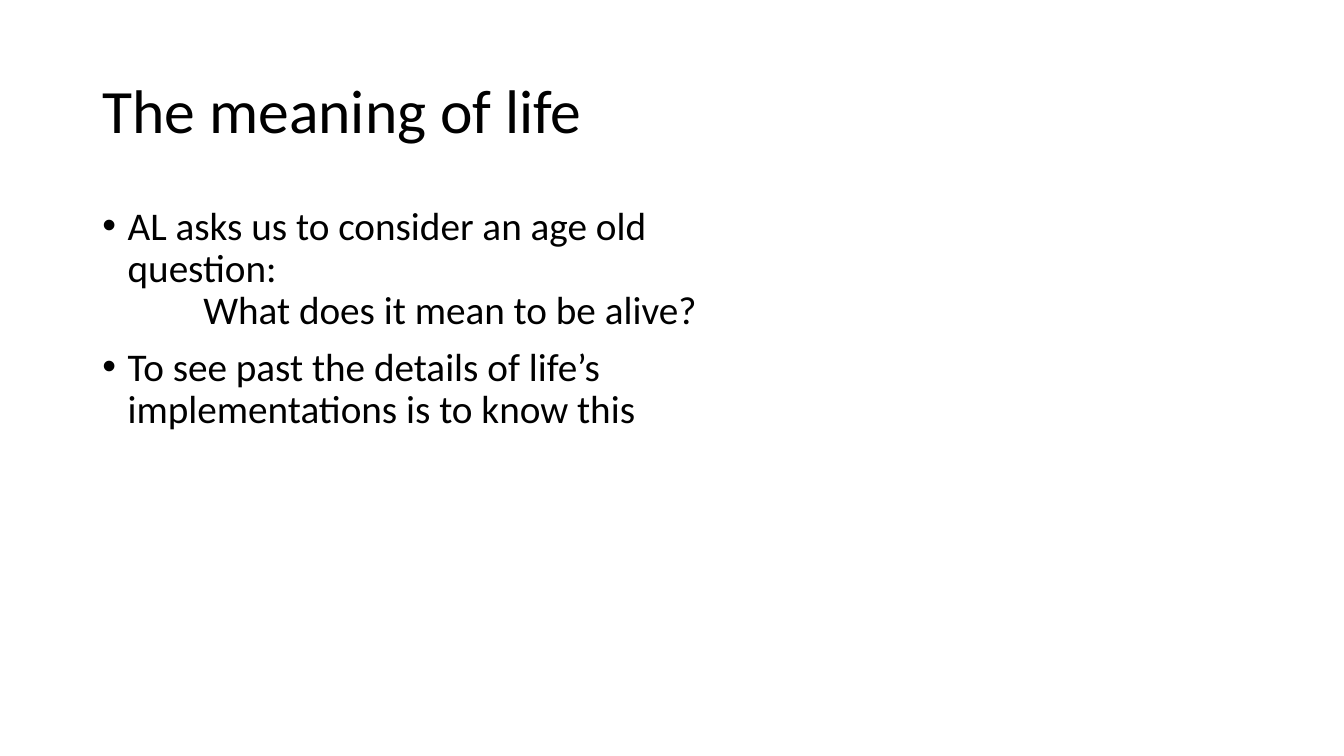
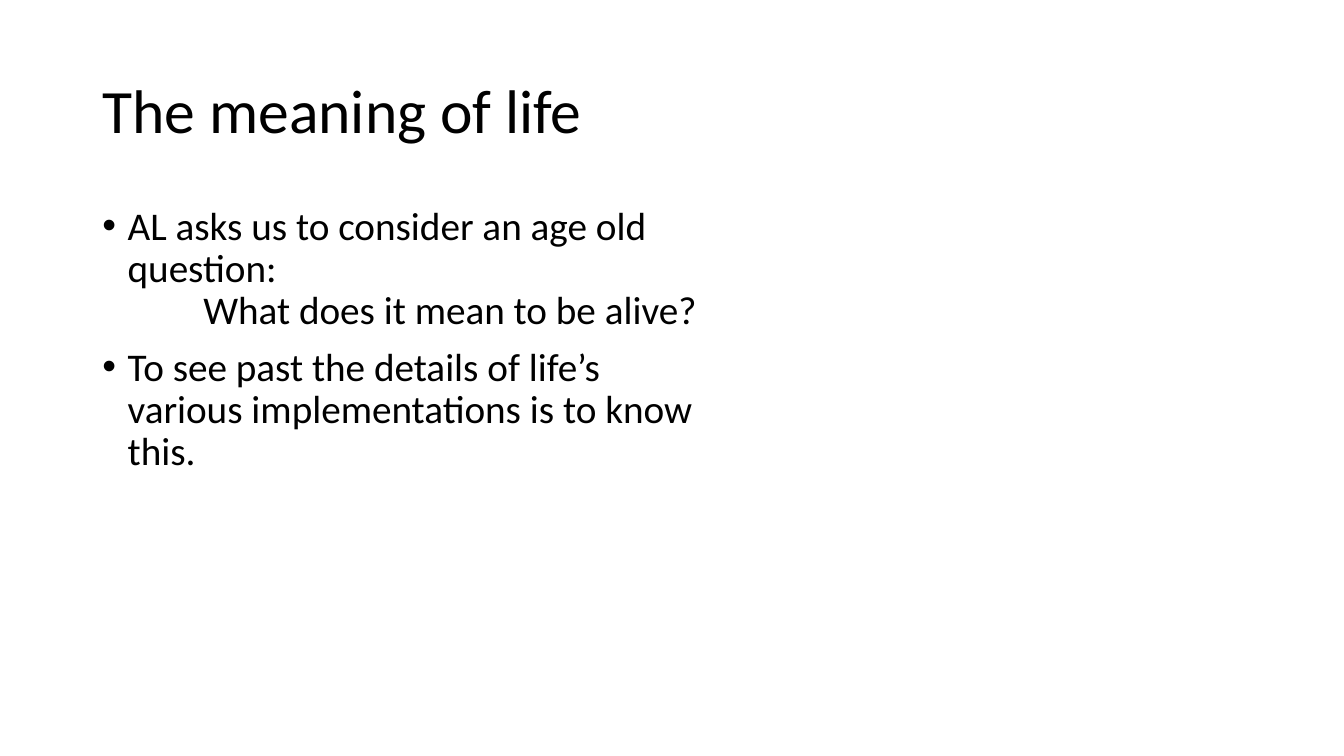
Before and after one commit to BenChurch/Fall2016, a slide deck: slide 10 of CISC879/ChapterPresentation/LectureSlidesCh8.pptx (slide 5 before the commit). Drawn at 1344x756 pixels with LibreOffice and Linux fonts; fonts in the diff are those of the drawing. Boxes give left, top, right and bottom in pixels: in the first picture for what was removed or moved away, otherwise in the second. Text is boxed around its words. In the diff, an @@ line names an element or a change of style, - is before the commit and + after.

```diff
--- a/CISC879/ChapterPresentation/LectureSlidesCh8.pptx
+++ b/CISC879/ChapterPresentation/LectureSlidesCh8.pptx
@@ text at (128, 353, 692, 466): text changed @@
-• To see past the details of life’s implementations is to know this
+• To see past the details of life’s various implementations is to know this.
```
Also in this commit, not shown: 1 other slide changed, 5 slides added, 14 other files.
